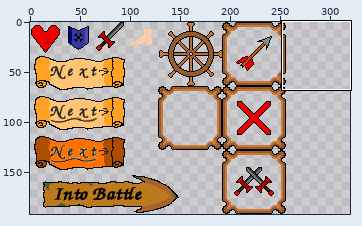
A sprite sheet gets an edit: res/img/defaultguitileset.png. The picture above shows the old version from afar; the outline marks the close-up.
Close-up. Earlier state:
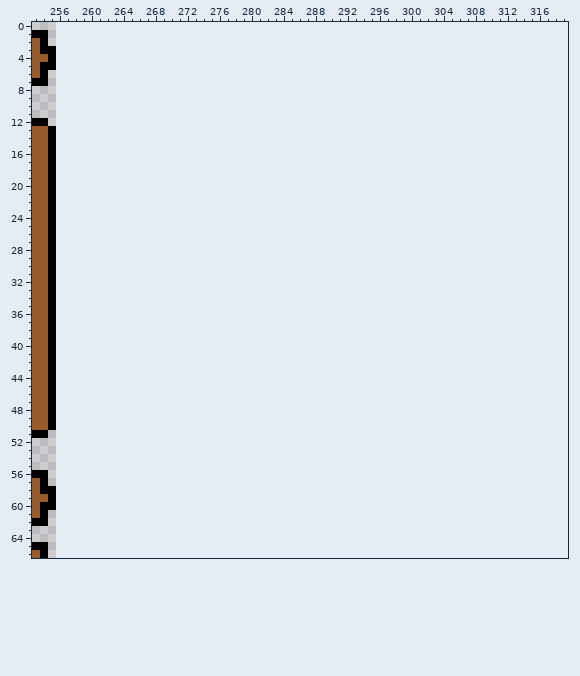
The file is 256x192 pixels. Pixels under 10% opacity are left out. Colours within 5 levels of each other are drawn and written as one. Shown: x 253..319, y 0..66. The old version is drawn lined up with the new one, on the new canvas.
The result:
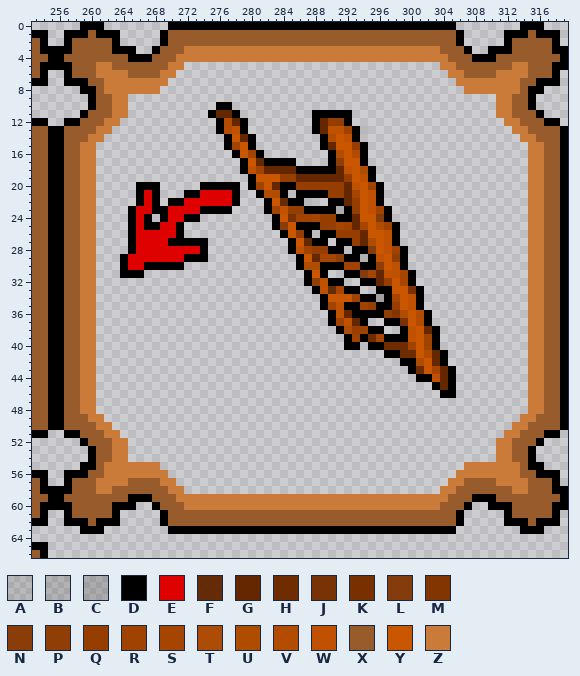
Palette (. is transparent): A #0000001a  B #00000022  C #0000002a  D #000000  E #df0000  F #612500f5  G #642700  H #6f2c00  J #762f00f9  K #793000  L #7f3300f0  M #833500  N #873700f4  P #8e3a00f8  Q #963e00  R #a04300  S #a64500  T #ab4800f7  U #ae4d00  V #b44c00  W #c05100  X #985b2b  Y #ca5600  Z #ca7a39
Changes in this commit:
canvas 256x192 -> 320x192
@@ x 253..319 @@
- 0 ...................................................................
- 1 DD.................................................................
- 2 XD.................................................................
- 3 XDD................................................................
- 4 XXD................................................................
- 5 XDD................................................................
- 6 XD.................................................................
- 7 DD.................................................................
- 8 ...................................................................
- 9 ...................................................................
-10 ...................................................................
-11 ...................................................................
-12 DD.................................................................
-13 XXD................................................................
-14 XXD................................................................
-15 XXD................................................................
-16 XXD................................................................
-17 XXD................................................................
-18 XXD................................................................
-19 XXD................................................................
-20 XXD................................................................
-21 XXD................................................................
-22 XXD................................................................
-23 XXD................................................................
-24 XXD................................................................
-25 XXD................................................................
-26 XXD................................................................
-27 XXD................................................................
-28 XXD................................................................
-29 XXD................................................................
-30 XXD................................................................
-31 XXD................................................................
-32 XXD................................................................
-33 XXD................................................................
-34 XXD................................................................
-35 XXD................................................................
-36 XXD................................................................
-37 XXD................................................................
-38 XXD................................................................
-39 XXD................................................................
-40 XXD................................................................
-41 XXD................................................................
-42 XXD................................................................
-43 XXD................................................................
-44 XXD................................................................
-45 XXD................................................................
-46 XXD................................................................
-47 XXD................................................................
-48 XXD................................................................
-49 XXD................................................................
-50 XXD................................................................
-51 DD.................................................................
-52 ...................................................................
-53 ...................................................................
-54 ...................................................................
-55 ...................................................................
-56 DD.................................................................
-57 XD.................................................................
-58 XDD................................................................
-59 XXD................................................................
-60 XDD................................................................
-61 XD.................................................................
-62 DD.................................................................
-63 ...................................................................
+ 0 ......DDD........DDDDDDDDDDDDDDDDDDDDDDDDDDDDDDDDDDDD........DDD...
+ 1 DD..DDDXDDD.....DXXXXXXXXXXXXXXXXXXXXXXXXXXXXXXXXXXXXD.....DDDXDDD.
+ 2 XD..DXXXXXD.....DXXXXXXXXXXXXXXXXXXXXXXXXXXXXXXXXXXXXD.....DXXXXXD.
+ 3 XDDDDXXXXXDDD..DXXXZZZZZZZZZZZZZZZZZZZZZZZZZZZZZZZZXXXD..DDDXXXXXDD
+ 4 XXDDXXXXXXXXDDDXXXZZZZZZZZZZZZZZZZZZZZZZZZZZZZZZZZZZXXXDDDXXXXXXXXD
+ 5 XDDDDXXXZZXXXXXXXZZ................................ZZXXXXXXXZZXXXDD
+ 6 XD..DXXXZZZZXXXXZZ..................................ZZXXXXZZZZXXXD.
+ 7 DD..DDDXXZZZZZZZZ....................................ZZZZZZZZXXDDD.
+ 8 ......DDXZZZZZZZ......................................ZZZZZZZXDD...
+ 9 .......DXXZZ..............................................ZZXXD....
+10 .......DXXZZ...........DD.................................ZZXXD....
+11 ......DXXXZZ..........DGGD.........DDDDD..................ZZXXXD...
+12 DD..DDXXXZZ............DVGD........DGQPD...................ZZXXXDD.
+13 XXDDXXXXZZ.............DVWD........DGWWRDA..................ZZXXXXD
+14 XXDDXXXZZ...............DYGD........DUYWD....................ZZXXXD
+15 XXDDXXZZ................DRYD........DGYYQD....................ZZXXD
+16 XXDDXXZZ.................DYRD........DVYVD....................ZZXXD
+17 XXDDXXZZ..................DYGDDDD....DPYYD....................ZZXXD
+18 XXDDXXZZ..................DWRGGGGDDDDDGWYUD...................ZZXXD
+19 XXDDXXZZ...................DYYYQQGGGGGGQYWD...................ZZXXD
+20 XXDDXXZZ.....DDD.....DDDDD.DRYGDDQQQQQQGWYRD..................ZZXXD
+21 XXDDXXZZ.....DED...DDEEEED..DVVD.DDDDQQGSYWD..................ZZXXD
+22 XXDDXXZZ.....DED.DDEEEEEED...DYFDDA..DDGQYWD..................ZZXXD
+23 XXDDXXZZ....DEEDDEEEEDDDD....DRWQPDDDDADQYWRD.................ZZXXD
+24 XXDDXXZZ....DED.DEEDD.........DYJRRSQQDDGYYLD.................ZZXXD
+25 XXDDXXZZ....DEDDEED...........DNYDDDQQSRGSYURD................ZZXXD
+26 XXDDXXZZ....DEEEEED............DYPD.DDQQQGYYWD................ZZXXD
+27 XXDDXXZZ....DEEEEDDDDD..........DYGDD.DDQGUYWD................ZZXXD
+28 XXDDXXZZ....DEEEEEEEED..........DWRQQDD.DDLYWRD...............ZZXXD
+29 XXDDXXZZ...DEEEEEEEDDD...........DYGSSPDDBDWYPD...............ZZXXD
+30 XXDDXXZZ...DEEDDDDD..............DUUDDDRRDDPYWD...............ZZXXD
+31 XXDDXXZZ...DDD....................DYD..DDLSGWWSD..............ZZXXD
+32 XXDDXXZZ..........................DPWDD..DDGQYSD..............ZZXXD
+33 XXDDXXZZ...........................DWFSDD..DDYYKD.............ZZXXD
+34 XXDDXXZZ............................DYYYRDDCDSYWD.............ZZXXD
+35 XXDDXXZZ............................DRWDDRQDDQYWD.............ZZXXD
+36 XXDDXXZZ.............................DWGDDDDPMUYVD............ZZXXD
+37 XXDDXXZZ.............................DRWGD..DDJYVD............ZZXXD
+38 XXDDXXZZ..............................DTQRDD..DWYGD...........ZZXXD
+39 XXDDXXZZ...............................DRDHSDDDWYRD...........ZZXXD
+40 XXDDXXZZ...............................DD.DDHHHRYRD...........ZZXXD
+41 XXDDXXZZ....................................DDHHYVGD..........ZZXXD
+42 XXDDXXZZ......................................DDUYGD..........ZZXXD
+43 XXDDXXZZ.......................................DHYSGD.........ZZXXD
+44 XXDDXXZZ........................................DDWGD.........ZZXXD
+45 XXDDXXZZ..........................................DGD.........ZZXXD
+46 XXDDXXZZ...........................................DD.........ZZXXD
+47 XXDDXXZZ......................................................ZZXXD
+48 XXDDXXZZ......................................................ZZXXD
+49 XXDDXXXZZ....................................................ZZXXXD
+50 XXDDXXXXZZ..................................................ZZXXXXD
+51 DD..DDXXXZZ................................................ZZXXXDD.
+52 ......DXXXZZ..............................................ZZXXXD...
+53 .......DXXZZ..............................................ZZXXD....
+54 .......DXXZZ..............................................ZZXXD....
+55 ......DDXZZZZZZZ......................................ZZZZZZZXDD...
+56 DD..DDDXXZZZZZZZZ....................................ZZZZZZZZXXDDD.
+57 XD..DXXXZZZZXXXXZZ..................................ZZXXXXZZZZXXXD.
+58 XDDDDXXXZZXXXXXXXZZ................................ZZXXXXXXXZZXXXDD
+59 XXDDXXXXXXXXDDDXXXZZZZZZZZZZZZZZZZZZZZZZZZZZZZZZZZZZXXXDDDXXXXXXXXD
+60 XDDDDXXXXXDDD..DXXXZZZZZZZZZZZZZZZZZZZZZZZZZZZZZZZZXXXD..DDDXXXXXDD
+61 XD..DXXXXXD.....DXXXXXXXXXXXXXXXXXXXXXXXXXXXXXXXXXXXXD.....DXXXXXD.
+62 DD..DDDXDDD.....DXXXXXXXXXXXXXXXXXXXXXXXXXXXXXXXXXXXXD.....DDDXDDD.
+63 ......DDD........DDDDDDDDDDDDDDDDDDDDDDDDDDDDDDDDDDDD........DDD...
 64 ...................................................................
Changed places in both close-ups, as pixel boxes (x1, y1, x2, y2):
added: (56, 22, 568, 534)
